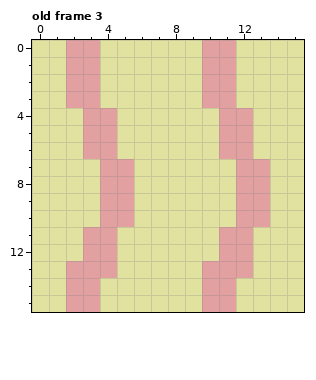
Two versions of one pixel-art file, .dev/aseprite/blocks.aseprite. The first picture shows the starting point.
16x16 pixels, 3 frames. Shown: old frame 3.
After the commit:
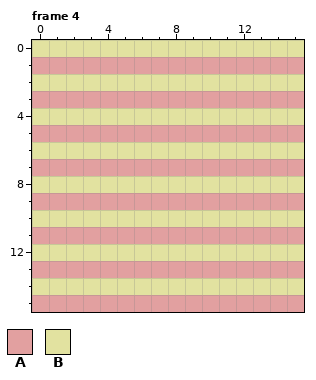
Palette (. is transparent): A #e2a0a0  B #e2e2a0
A new or re-ordered frame is compared with the old frame closest to it.
From old to new:
frames 3 -> 4
--- frame 4 is new; against old frame 3
@@ x 0..15 @@
- 0 BBAABBBBBBAABBBB
- 1 BBAABBBBBBAABBBB
- 2 BBAABBBBBBAABBBB
- 3 BBAABBBBBBAABBBB
- 4 BBBAABBBBBBAABBB
- 5 BBBAABBBBBBAABBB
- 6 BBBAABBBBBBAABBB
- 7 BBBBAABBBBBBAABB
- 8 BBBBAABBBBBBAABB
- 9 BBBBAABBBBBBAABB
-10 BBBBAABBBBBBAABB
-11 BBBAABBBBBBAABBB
-12 BBBAABBBBBBAABBB
-13 BBAAABBBBBAAABBB
-14 BBAABBBBBBAABBBB
-15 BBAABBBBBBAABBBB
+ 0 BBBBBBBBBBBBBBBB
+ 1 AAAAAAAAAAAAAAAA
+ 2 BBBBBBBBBBBBBBBB
+ 3 AAAAAAAAAAAAAAAA
+ 4 BBBBBBBBBBBBBBBB
+ 5 AAAAAAAAAAAAAAAA
+ 6 BBBBBBBBBBBBBBBB
+ 7 AAAAAAAAAAAAAAAA
+ 8 BBBBBBBBBBBBBBBB
+ 9 AAAAAAAAAAAAAAAA
+10 BBBBBBBBBBBBBBBB
+11 AAAAAAAAAAAAAAAA
+12 BBBBBBBBBBBBBBBB
+13 AAAAAAAAAAAAAAAA
+14 BBBBBBBBBBBBBBBB
+15 AAAAAAAAAAAAAAAA
